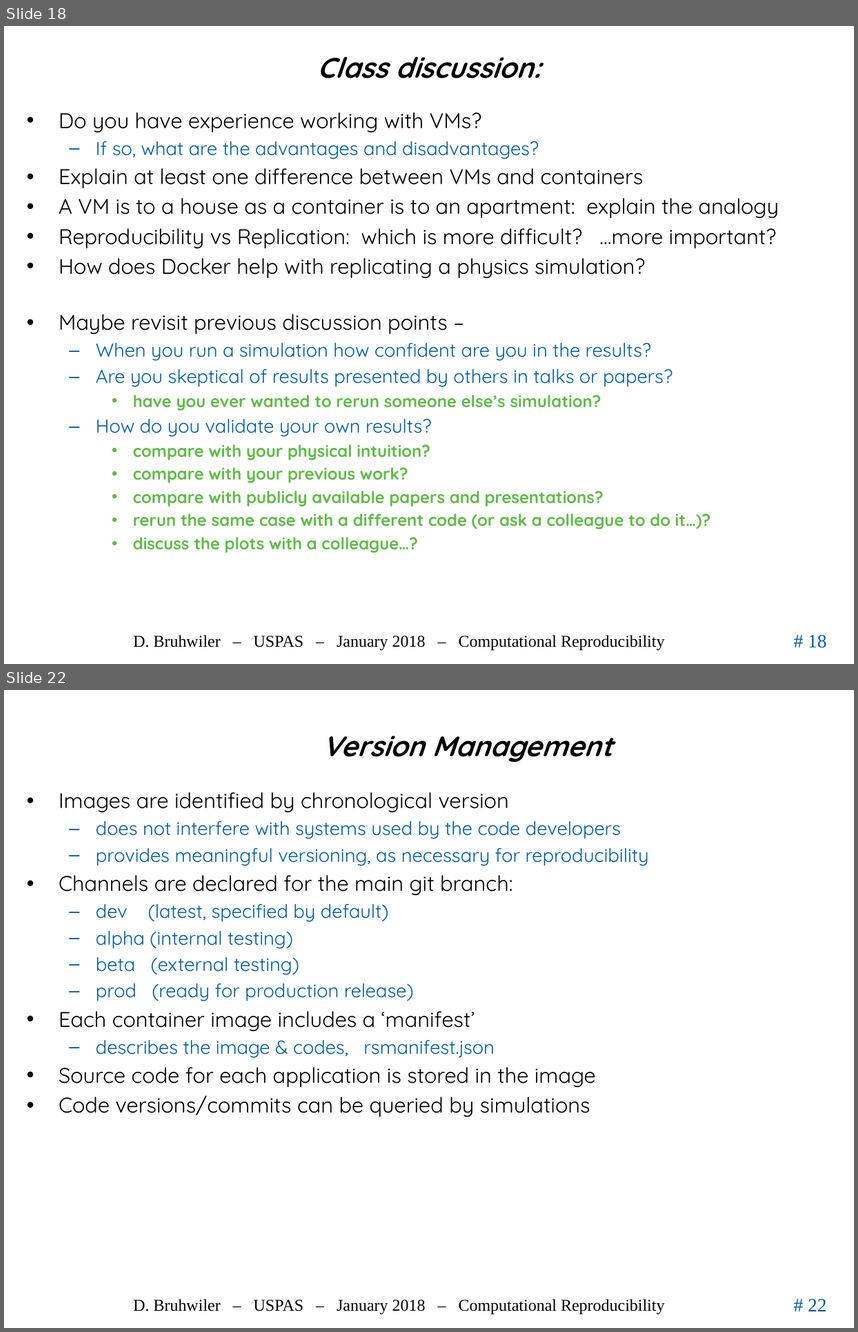
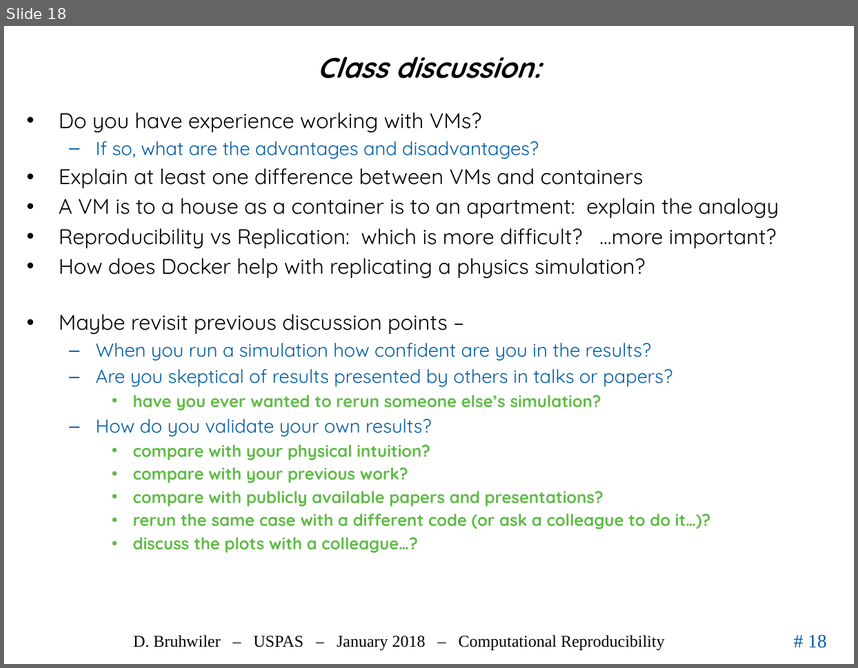
Before and after one commit to uspas/simbeamplasma18, a slide deck: computational_reproducibility/lecture/2018_ComputationalReproducibility_Bruhwiler_USPAS.pptx. Shown one above the other, each under a label of ours: slides 18 and 22 before the commit, slide 18 after it; the slides between them are not shown. The pictures are 858x1332 and 858x668 pixels, drawn with LibreOffice and Linux fonts; fonts in the diff are those of the drawing; background and template pictures are left out. Boxes give left, top, right and bottom in pixels: in the first picture for what was removed or moved away, otherwise in the second. Text is boxed around its words. In the diff, an @@ line names an element or a change of style, - is before the commit and + after.

```diff
--- a/computational_reproducibility/lecture/2018_ComputationalReproducibility_Bruhwiler_USPAS.pptx
+++ b/computational_reproducibility/lecture/2018_ComputationalReproducibility_Bruhwiler_USPAS.pptx
@@ slide 22 removed at bbox=[4, 690, 854, 1328], background #FFFFFF; not listed: 3 template elements that a slide beside it also shows @@
@@ title removed at bbox=[322, 736, 612, 762] @@
-Version Management
@@ text removed at bbox=[59, 792, 649, 1116] @@
-• Images are identified by chronological version
-  – does not interfere with systems used by the code developers
-  – provides meaningful versioning, as necessary for reproducibility
-• Channels are declared for the main git branch:
-  – dev (latest, specified by default)
-  – alpha (internal testing)
-  – beta (external testing)
-  – prod (ready for production release)
-• Each container image includes a ‘manifest’
-  – describes the image & codes, rsmanifest.json
-• Source code for each application is stored in the image
-• Code versions/commits can be queried by simulations
```
Also in this commit, not shown: 3 slides changed, 2 other slides removed.
